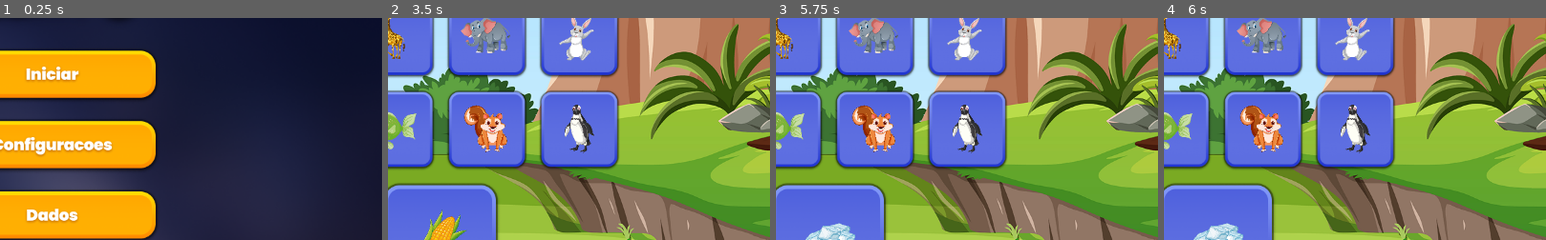
Above: before the commit, frames 1-4 (left to right).
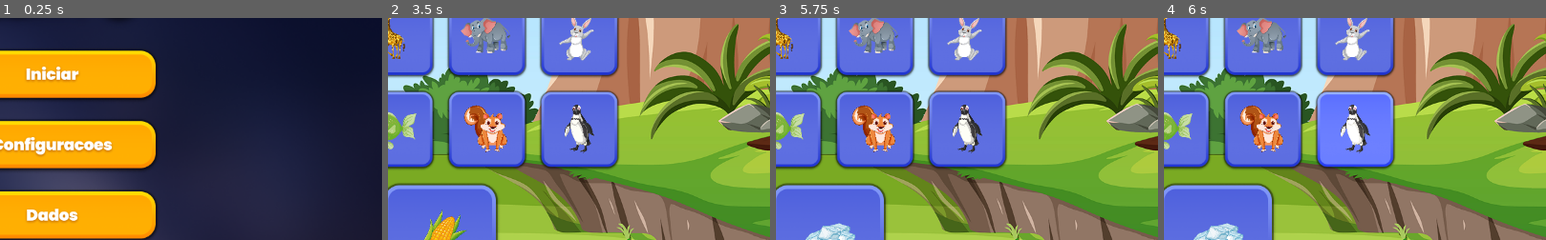
Above: after the commit, the same moments.

Repository: Tapa-Certo/TapaCerto
Game: Godot game, scene res://scenes/main.tscn
The game is run twice, just before and just after one commit, with the same random seed, the same clock (stepped at 60 frames per second) and the same inputs.
Inputs (mouse positions are % of the whole screen's width and height, from its top left):
- Up to frame 1 (0.25 s): no input
- Up to frame 2 (3.5 s): click (50, 46) at 0.5 s; click (5, 9) at 1.25 s; click (50, 46) at 2 s; click (32, 16) at 2.75 s
- Up to frame 3 (5.75 s): click (44, 16) at 3.5 s; click (56, 16) at 4.25 s; click (68, 16) at 5 s
- Up to frame 4 (6 s): click (32, 37) at 5.75 s
The pictures show only the part of the screen within x 43-93%, y 33-83%; the shares and areas given below are measured in that part.

Frames 1-3 are identical in both runs. In frame 4, 5.6% of the frame differs, in the area x 40-60%, y 34-67%.
Error before the commit: Invalid call. Nonexistent function 'connect' in base 'bool'. (res://scripts/game_manager.gd:49)

Commit message:
hint manager refactor

Diff:
--- a/scripts/hint_manager.gd
+++ b/scripts/hint_manager.gd
@@ -1,41 +1,68 @@
 extends Node
 
-@export var hint_time_threshold: float = 2.5
-@export var hint_missclick_threshold: int = 1
-@export var max_wrong_attempts: int = 3
-@export var reduction_time_value: float = 1.5
+@export var time_threshold: float = 5.5
+@export var mistake_threshold: int = 3
+@export var time_reduction_per_hint: float = 1.5 #NUNCA FOI UTILIZADO
 
-signal hint_trigger(hint_type)
+signal hint_triggered(hint_type)
 
-var time_since_last_selection: float = 0.0
-var incorrect_attempts: int = 0
-var current_fruit: String = ""
-var hint_triggered: bool = false
+var _time_since_last_action: float = 0.0
+var _incorrect_attempts: int = 0
+var _current_target: String = ""
+var _is_hint_active: bool = false
+var _should_process_hints: bool = false
+
+func _ready() -> void:
+	_update_processing_flag()
 
 func _process(delta) -> void:
-	if !Globals.show_hints or Globals.is_paused or !Globals.in_game: return #ISSO aqui eh uma bomba, nao mexam nos sinais se nao querem que o mesmo exploda na tua cara
-	time_since_last_selection += delta
-	if time_since_last_selection >= hint_time_threshold and not hint_triggered:
-		hint_triggered = true
-		trigger_hint("shake")
+	if not _should_process_hints:
+		return
 
-func trigger_hint(hint_type: String):
-	emit_signal("hint_trigger", hint_type)
+	_time_since_last_action += delta
 
-func reset_hint_state(fruit: String):
-	hint_triggered = false
-	time_since_last_selection = 0.0
-	incorrect_attempts = 0
-	current_fruit = fruit
+	if _should_trigger_time_based_hint():
+		_is_hint_active = true
+		_trigger_hint("shake")
 
-func register_selection(is_correct: bool):
-	time_since_last_selection = 0.0
-	hint_triggered = false
+func _update_processing_flag() -> void:
+	_should_process_hints = (
+		Globals.show_hints
+		and not Globals.is_paused
+		and Globals.in_game
+	)
+
+func _should_trigger_time_based_hint() -> bool:
+	return (
+		_time_since_last_action >= time_threshold
+		and not _is_hint_active
+	)
+
+func reset_hint_state(target: String) -> void:
+	_is_hint_active = false
+	_time_since_last_action = 0.0
+	_incorrect_attempts = 0
+	_current_target = target
+	_update_processing_flag()
+
+func register_selection(is_correct: bool) -> void:
+	_time_since_last_action = 0.0
+	_is_hint_active = false
+
 	if is_correct:
-		hint_triggered = false
-		incorrect_attempts = 0
+		_handle_correct_selection()
 	else:
-		incorrect_attempts += 1
-		if incorrect_attempts >= max_wrong_attempts:
-			hint_triggered = true
-			trigger_hint("wrong_attempts")
+		_handle_incorrect_selection()
+
+func _handle_correct_selection() -> void:
+	_incorrect_attempts = 0
+
+func _handle_incorrect_selection() -> void:
+	_incorrect_attempts += 1
+
+	if _incorrect_attempts >= mistake_threshold:
+		_is_hint_active = true
+		_trigger_hint("wrong_attempts")
+
+func _trigger_hint(hint_type: String) -> void:
+	hint_triggered.emit(hint_type)
